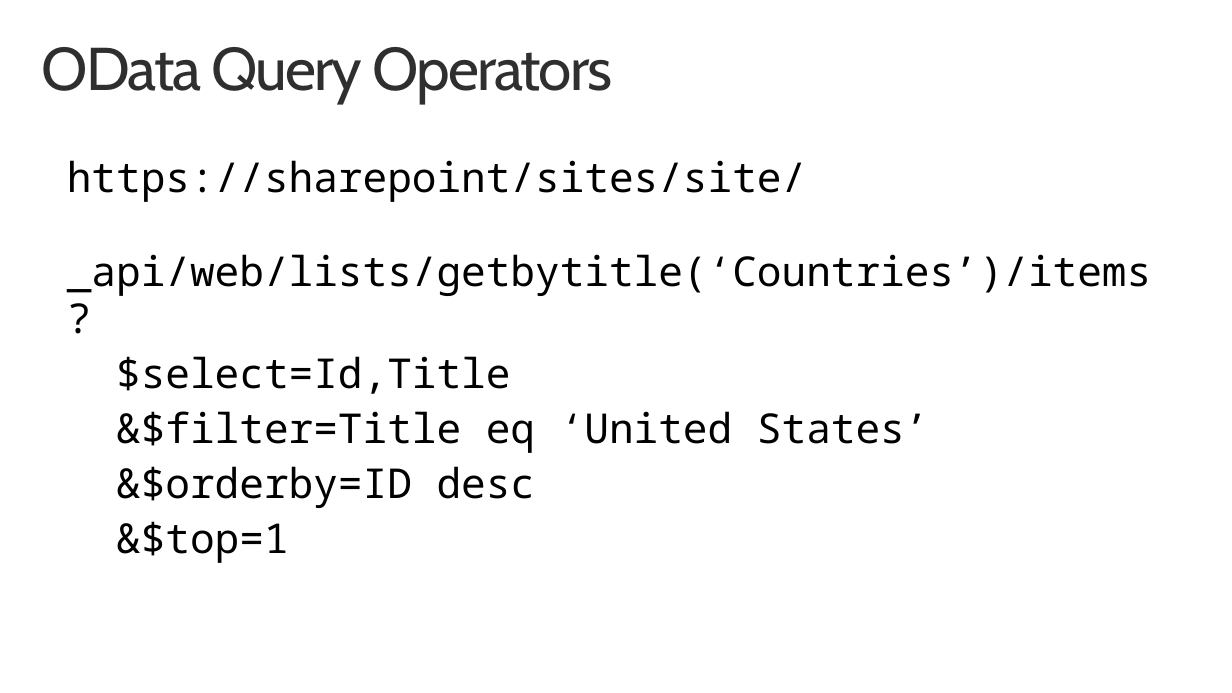
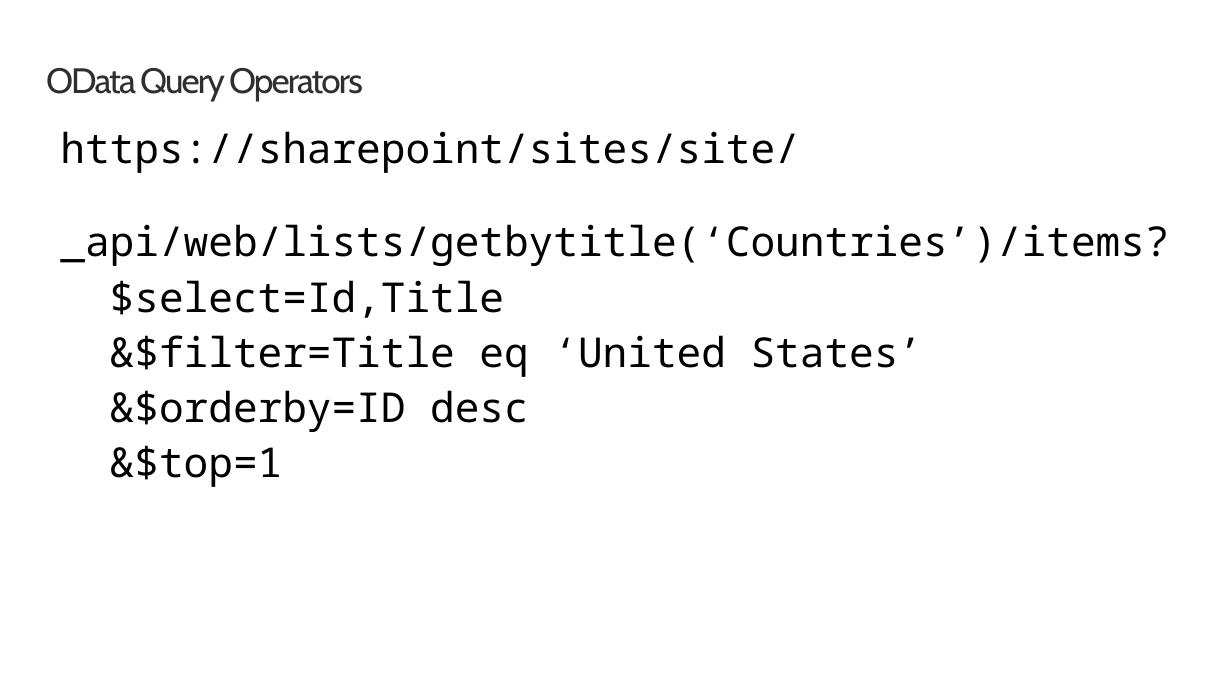
Before and after one commit to SharePoint/sp-dev-training-spfx-spcontent, a slide deck: slide 5 of 01 spfx + sp rest api.pptx. Drawn at 1232x693 pixels with LibreOffice and Linux fonts; fonts in the diff are those of the drawing; background and template pictures are left out. Boxes give left, top, right and bottom in pixels: in the first picture for what was removed or moved away, otherwise in the second. Text is boxed around its words. In the diff, an @@ line names an element or a change of style, - is before the commit and + after.

```diff
--- a/01 spfx + sp rest api.pptx
+++ b/01 spfx + sp rest api.pptx
@@ title "OData Query Operators": place and size @@
-title "OData Query Operators" at [42, 47, 612, 103]
+title "OData Query Operators" at [46, 68, 363, 101]
@@ title "OData Query Operators" at [46, 68, 363, 101]: size 48 to 28 pt @@
@@ text "https://sharepoint/sites/site/ _api/web/lists/getbytitle(‘Co ..." rewrapped from [67, 160, 1151, 508] to [60, 131, 1169, 487] @@
```
Also in this commit, not shown: 4 other slides changed, 2 other files.
